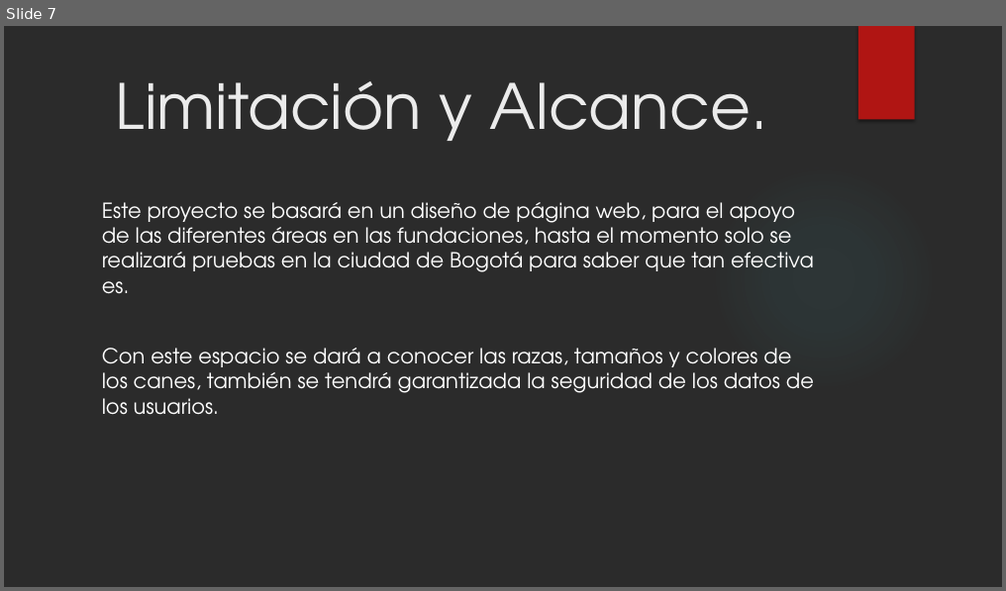
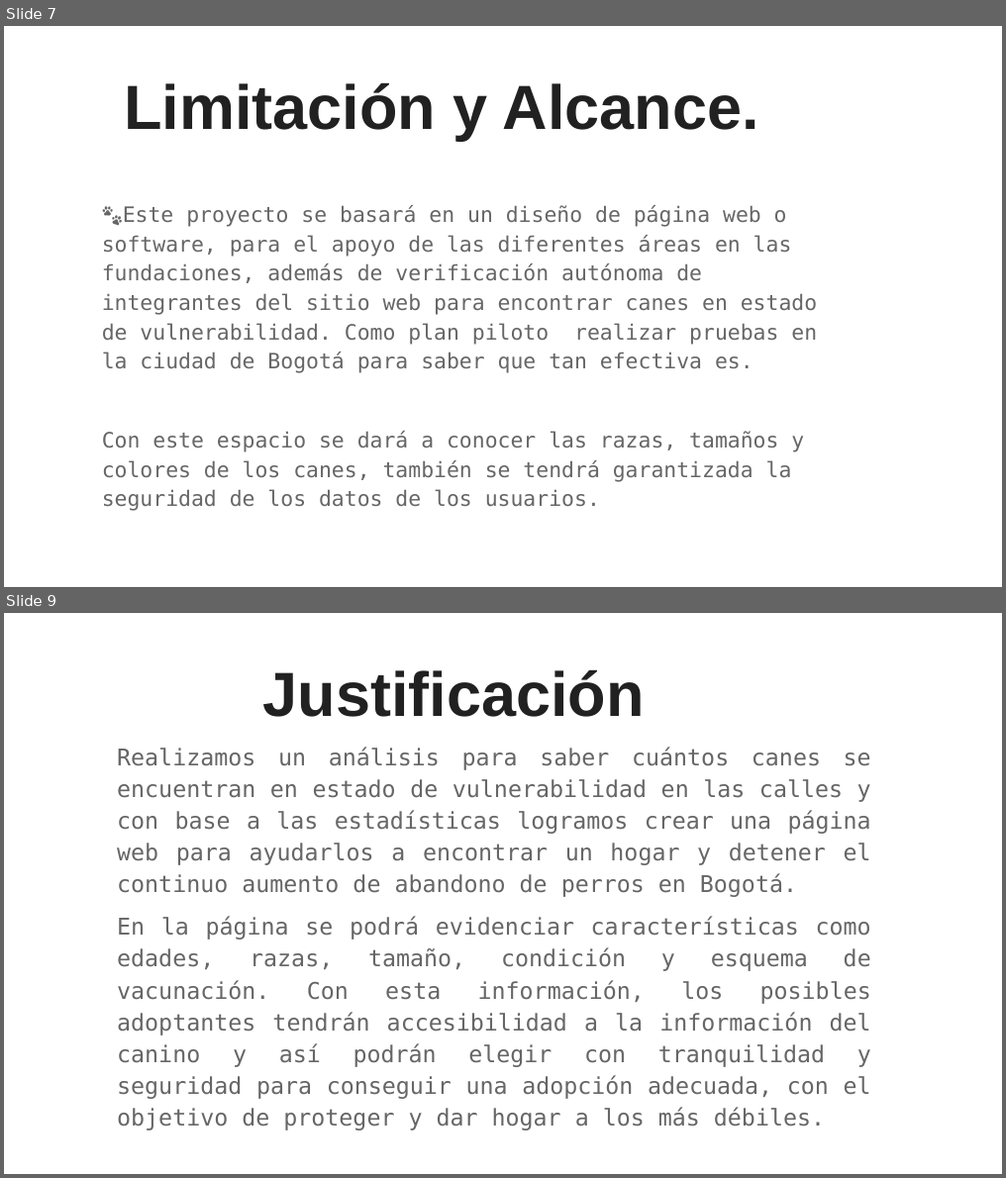
Before and after one commit to ValentinaB13/Proyecto, a slide deck: Guard Dogs Proyecto.pptx. Shown one above the other, each under a label of ours: slide 7 before the commit, slides 7 and 9 after it; the slides between them are not shown. The pictures are 1006x591 and 1006x1178 pixels, drawn with LibreOffice and Linux fonts; fonts in the diff are those of the drawing; background and template pictures are left out; a plain dark background stands for a picture behind light text. Boxes give left, top, right and bottom in pixels: in the first picture for what was removed or moved away, otherwise in the second. Text is boxed around its words. In the diff, an @@ line names an element or a change of style, - is before the commit and + after.

```diff
--- a/Guard Dogs Proyecto.pptx
+++ b/Guard Dogs Proyecto.pptx
@@ slide 9 added at box(4, 613, 1002, 1174), background #FFFFFF @@
@@ title added at box(263, 669, 645, 717), 60 pt, text #212121, bold @@
+Justificación
@@ text added at box(117, 747, 871, 1131), 22.2 pt, text #666666 @@
+Realizamos un análisis para saber cuántos canes se encuentran en estado de vulnerabilidad en las calles y con base a las estadísticas logramos crear una página web para ayudarlos a encontrar un hogar y detener el continuo aumento de abandono de perros en Bogotá.
+En la página se podrá evidenciar características como edades, razas, tamaño, condición y esquema de vacunación. Con esta información, los posibles adoptantes tendrán accesibilidad a la información del canino y así podrán elegir con tranquilidad y seguridad para conseguir una adopción adecuada, con el objetivo de proteger y dar hogar a los más débiles.
@@ slide 7 changed as well @@
@@ background picture (left out) to #FFFFFF @@
@@ rectangle removed at box(858, 26, 915, 120) @@
@@ title "Limitación y Alcance." at box(124, 82, 759, 140): font TeX Gyre Adventor to Arial, text colour #EBEBEB to #212121, bold on @@
@@ ellipse removed at box(709, 163, 939, 393) @@
@@ text at box(102, 205, 817, 373): text changed; size 20 to 20.4 pt; font TeX Gyre Adventor to DejaVu Sans Mono; text colour #FFFFFF to #666666 @@
-Este proyecto se basará en un diseño de página web, para el apoyo de las diferentes áreas en las fundaciones, hasta el momento solo se realizará pruebas en la ciudad de Bogotá para saber que tan efectiva es.
+🐾Este proyecto se basará en un diseño de página web o software, para el apoyo de las diferentes áreas en las fundaciones, además de verificación autónoma de integrantes del sitio web para encontrar canes en estado de vulnerabilidad. Como plan piloto realizar pruebas en la ciudad de Bogotá para saber que tan efectiva es.
@@ text at box(102, 431, 804, 511): size 20 to 20.4 pt, font TeX Gyre Adventor to DejaVu Sans Mono, text colour #FFFFFF to #666666 in "Con este espacio se dará a conocer ..."; line spacing 1 to 1.15 @@
```
Also in this commit, not shown: 17 other slides changed, 12 other slides added, 7 slides removed.
